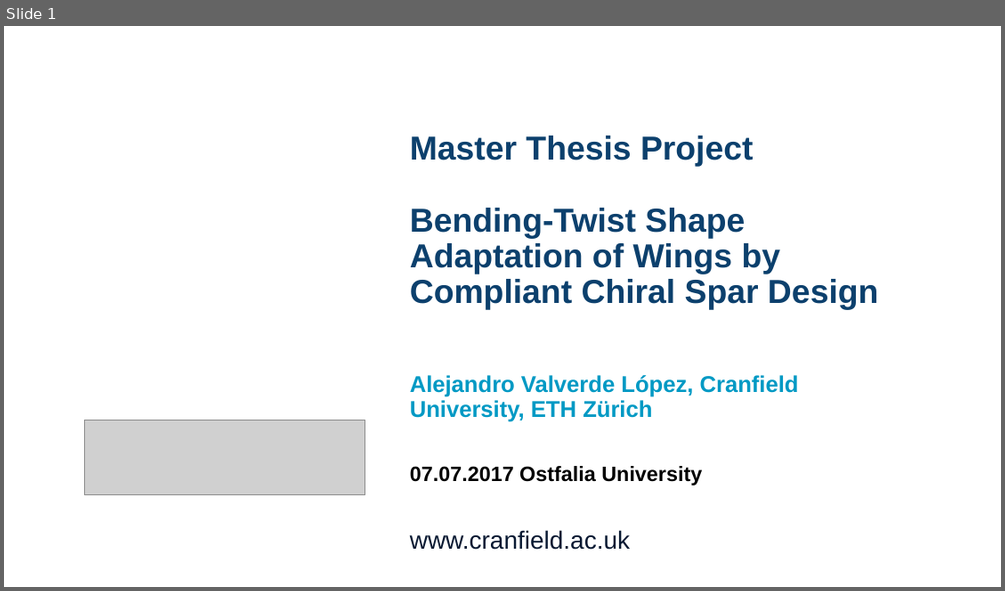
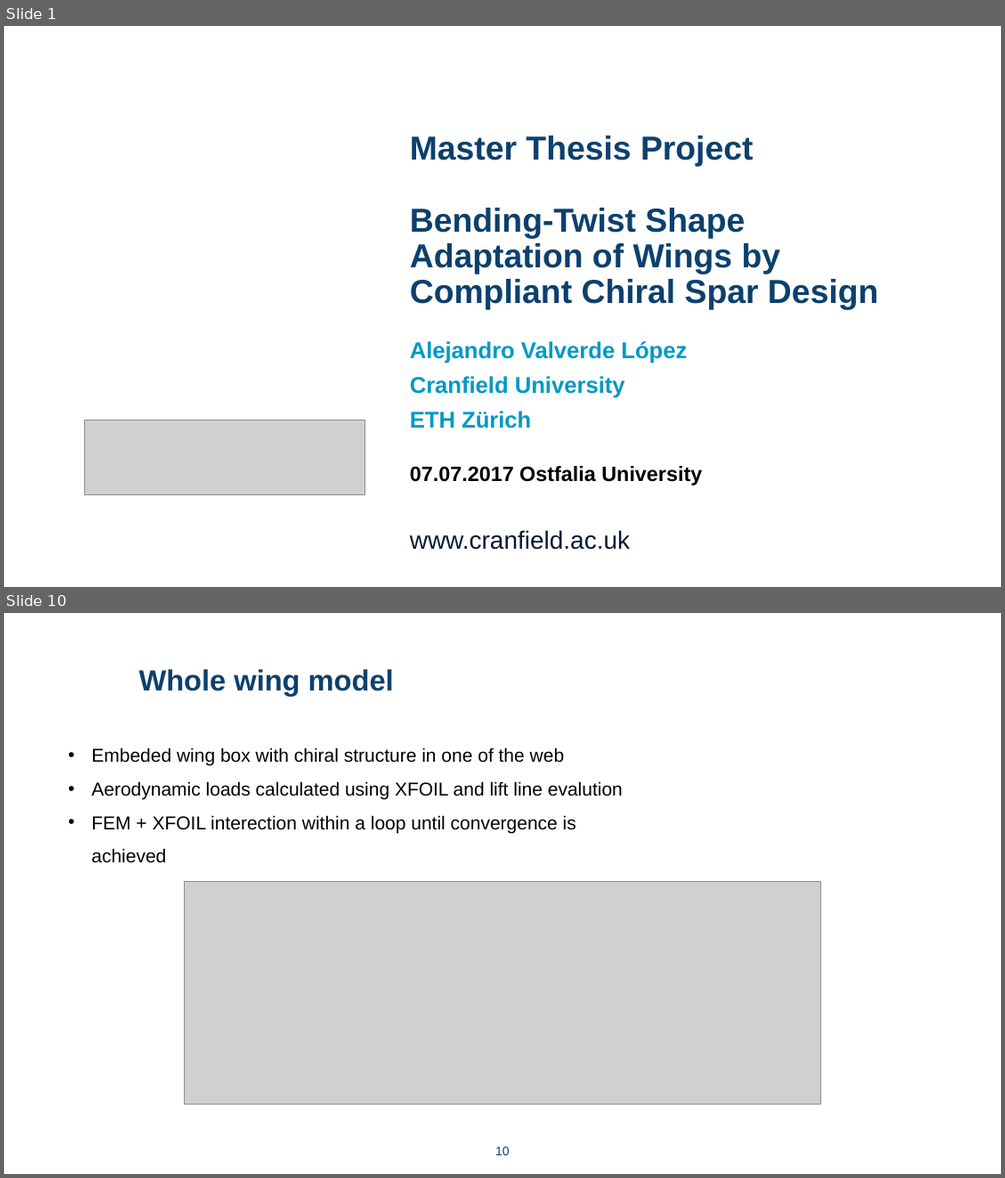
Before and after one commit to AlejandroValverde/presentation, a slide deck: Presentation_OstfaliaUni.pptx. Shown one above the other, each under a label of ours: slide 1 before the commit, slides 1 and 10 after it; the slides between them are not shown. The pictures are 1005x591 and 1005x1178 pixels, drawn with LibreOffice and Linux fonts; fonts in the diff are those of the drawing; grey boxes stand for pictures; background and template pictures are left out. Boxes give left, top, right and bottom in pixels: in the first picture for what was removed or moved away, otherwise in the second. Text is boxed around its words. In the diff, an @@ line names an element or a change of style, - is before the commit and + after.

```diff
--- a/Presentation_OstfaliaUni.pptx
+++ b/Presentation_OstfaliaUni.pptx
@@ slide 10 added at (x1=4, y1=613, x2=1001, y2=1174), background #FFFFFF @@
@@ text added at (x1=139, y1=669, x2=394, y2=696), 28 pt, text #0C406D, bold @@
+Whole wing model
@@ text added at (x1=91, y1=747, x2=623, y2=863), 18 pt, text #000000 @@
+• Embeded wing box with chiral structure in one of the web
+• Aerodynamic loads calculated using XFOIL and lift line evalution
+• FEM + XFOIL interection within a loop until convergence is achieved
@@ picture added at (x1=184, y1=882, x2=820, y2=1104) @@
@@ page number added at (x1=495, y1=1146, x2=510, y2=1155), 12 pt, text #0C406D @@
+10
@@ slide 1 changed as well @@
@@ text at (x1=410, y1=341, x2=687, y2=428): text changed @@
-Alejandro Valverde López, Cranfield University, ETH Zürich
+Alejandro Valverde López
+Cranfield University
+ETH Zürich
```
Also in this commit, not shown: 9 other slides added, 1 slide removed, 5 other files.
